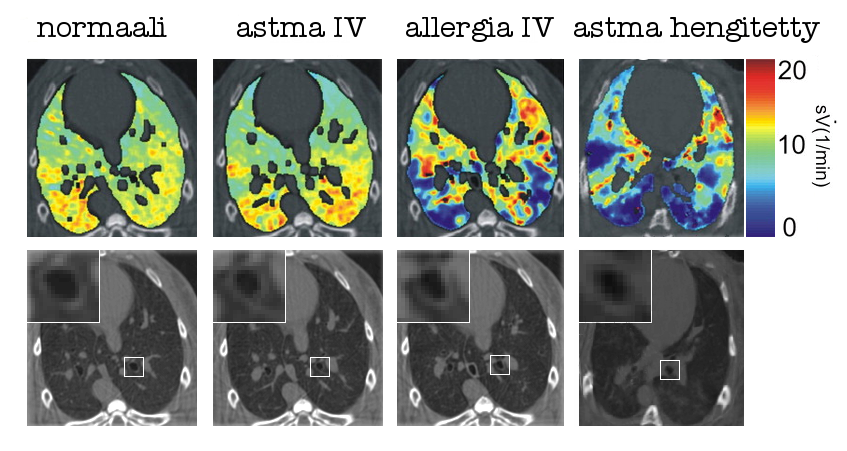
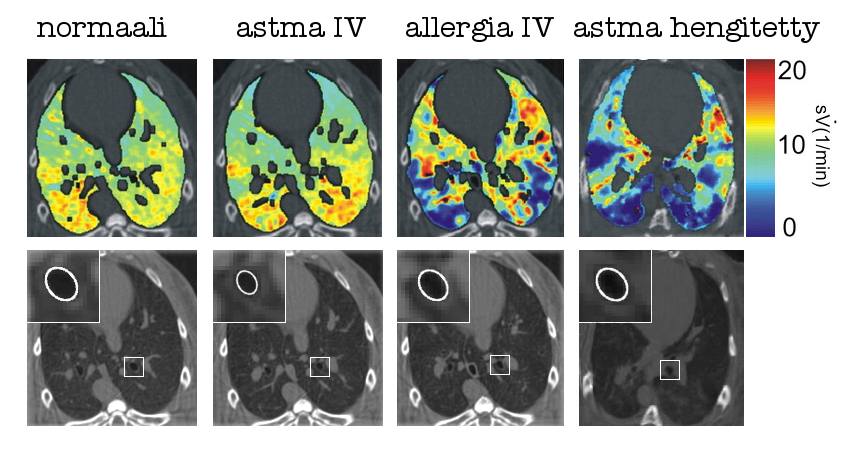
Layered file, before and after one edit (847x451). Changes by layer:
painted on "Background" over <box>43,265,630,304</box>
